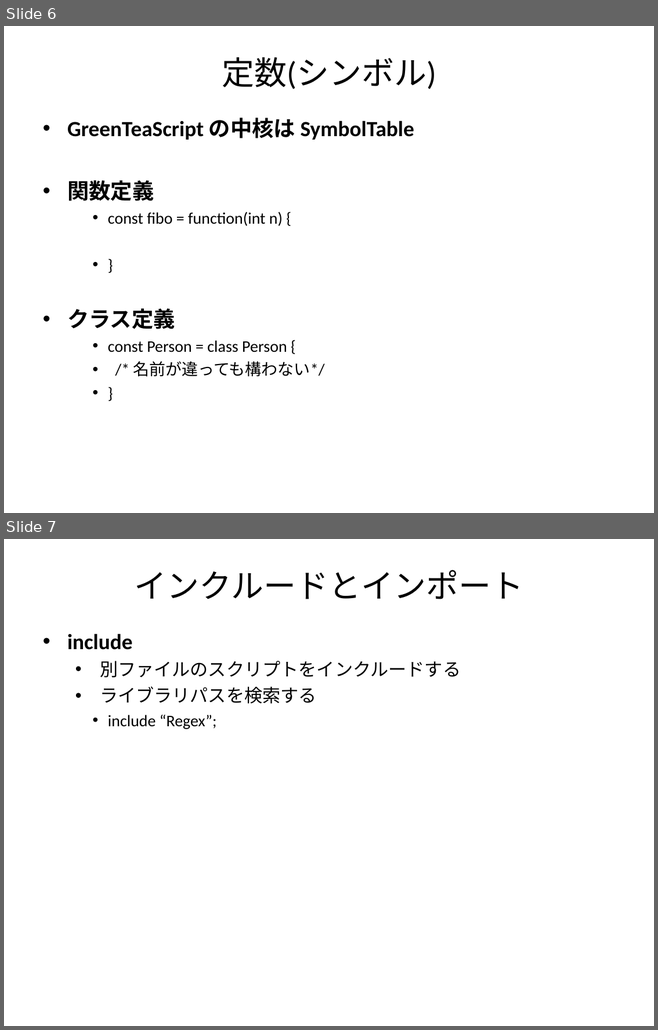
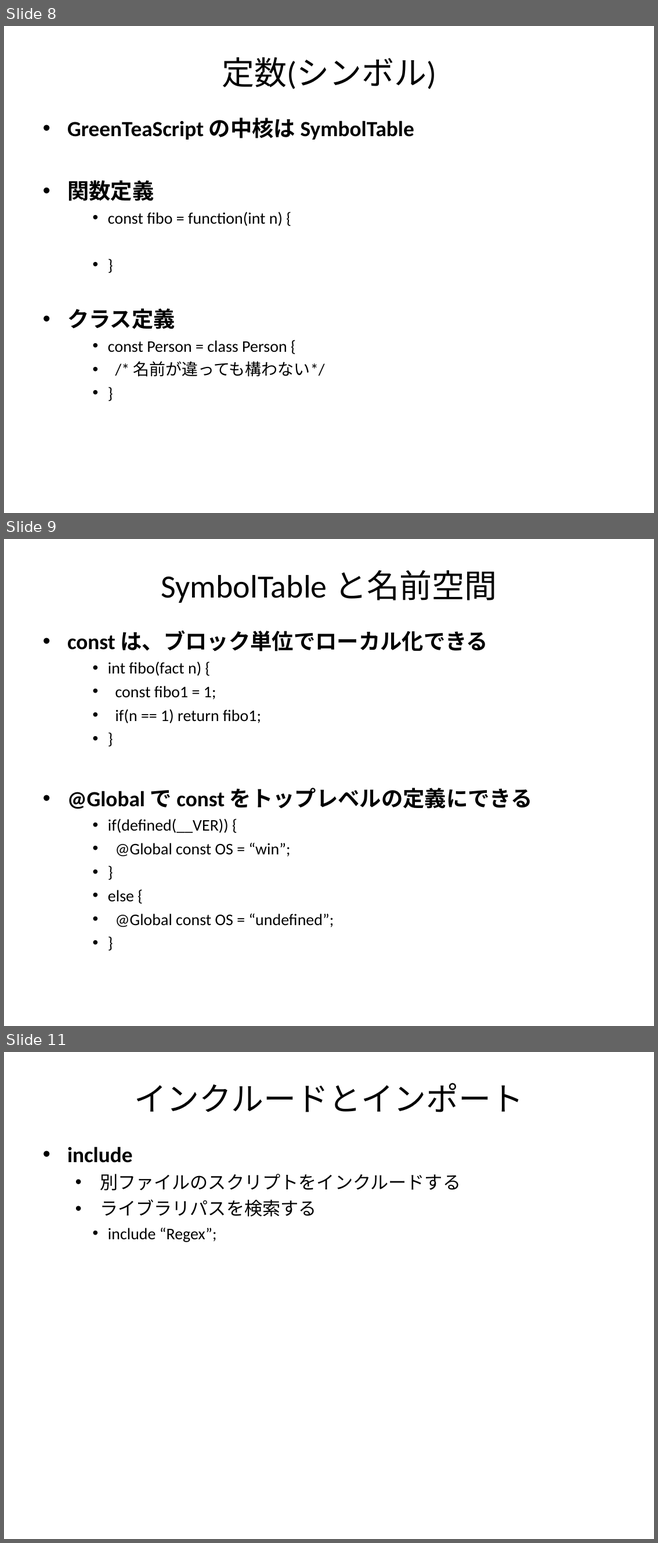
Before and after one commit to GreenTeaScript/GreenTeaScript, a slide deck: spec/GreenTeaScriptSpec.ppt. Shown one above the other, each under a label of ours: slides 6 and 7 before the commit, slides 8, 9 and 11 after it; the slides between them are not shown. The pictures are 658x1030 and 658x1543 pixels, drawn with LibreOffice and Linux fonts; fonts in the diff are those of the drawing. Boxes give left, top, right and bottom in pixels: in the first picture for what was removed or moved away, otherwise in the second. Text is boxed around its words. In the diff, an @@ line names an element or a change of style, - is before the commit and + after.

```diff
--- a/spec/GreenTeaScriptSpec.ppt
+++ b/spec/GreenTeaScriptSpec.ppt
@@ slide 9 added at box(4, 539, 654, 1026), background #FFFFFF @@
@@ title added at box(161, 570, 497, 603), 36 pt, text #000000 @@
+SymbolTable と名前空間
@@ text added at box(67, 630, 532, 928), 18 pt, text #000000 @@
+• const は、ブロック単位でローカル化できる
+    • int fibo(fact n) {
+    • const fibo1 = 1;
+    • if(n == 1) return fibo1;
+    • }
+• @Global で const をトップレベルの定義にできる
+    • if(defined(__VER)) {
+    • @Global const OS = “win”;
+    • }
+    • else {
+    • @Global const OS = “undefined”;
+    • }
@@ what was slide 6 is now slide 8 @@
@@ what was slide 7 is now slide 11 @@
```
Also in this commit, not shown: 2 slides changed, 3 other slides added, 1 other file.
